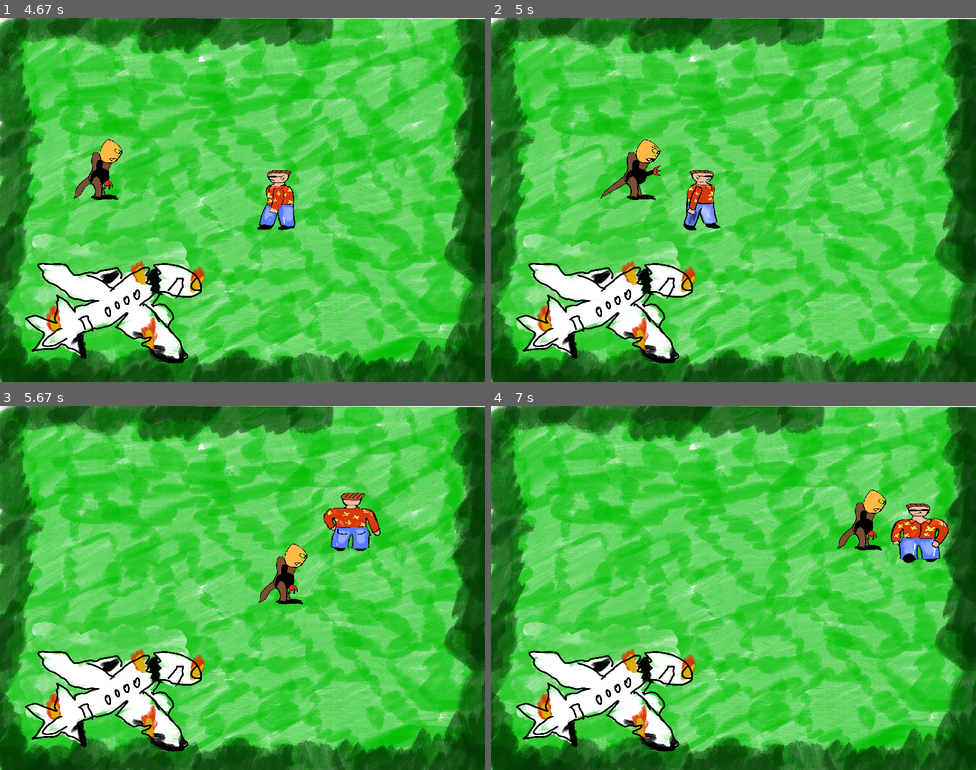
Above: before the commit, frames 1-4 (two rows, left to right).
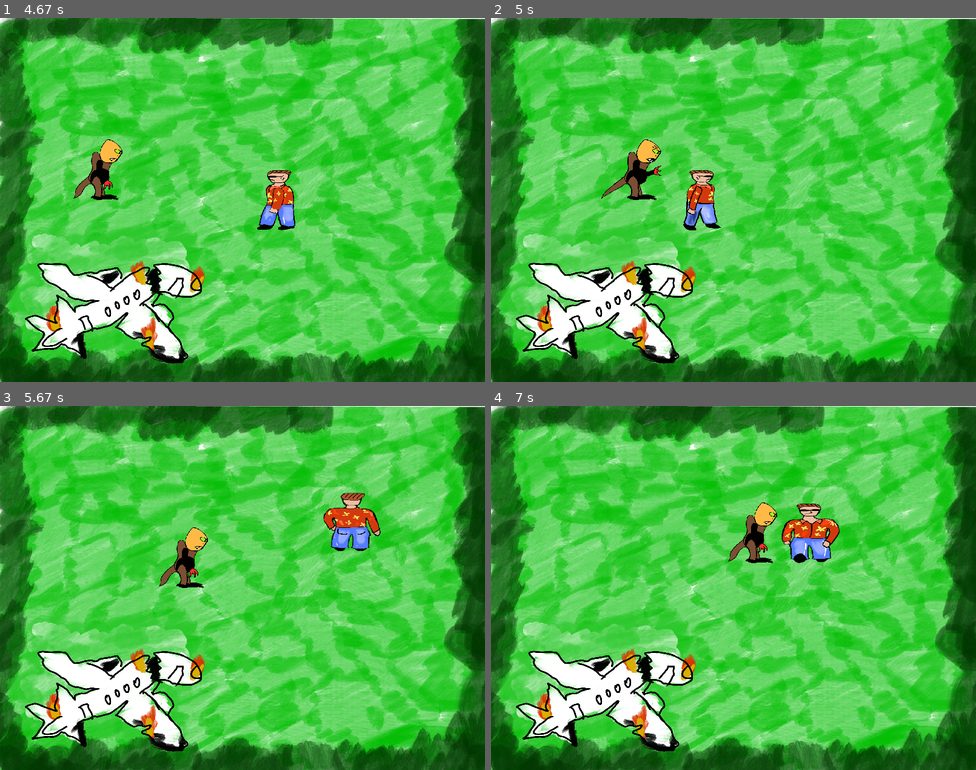
Above: after the commit, the same moments.

Repository: sartep1996/Final_Project_PyGame
Game: pygame game, started from main.py
The game is run twice, just before and just after one commit, with the same random seed, the same clock (stepped at 60 frames per second) and the same inputs.
Inputs:
- Up to frame 1 (4.67 s): hold D 0.33-0.8 s; hold W 0.83-1.13 s; hold D 1.17-1.63 s; hold A 1.67-2.2 s; hold S 2.23-2.53 s; hold A 2.57-2.97 s; hold W 3-3.37 s; hold D 3.4-4.03 s; hold S 4.07-4.43 s; hold A from 4.47 s (still down)
- Up to frame 2 (5 s): release A at 4.93 s; hold D from 4.97 s (still down)
- Up to frame 3 (5.67 s): release D at 5.43 s; hold W from 5.47 s (still down)
- Up to frame 4 (7 s): release W at 5.77 s; hold D 5.8-6.27 s; hold A 6.3-6.83 s; hold S from 6.87 s (still down)

Frame 1 is identical in both runs. In frame 2, 0.2% of the frame differs, in the area x 22-36%, y 33-50%; in frame 3, 1.5%; in frame 4, 4.1%, in the area x 48-95%, y 23-44%.

Commit message:
working on drawing healthbar

Diff:
--- a/main.py
+++ b/main.py
@@ -36,12 +36,12 @@
         if event.type == pg.QUIT:
             run = False
 
-    player.main_player_movement()
-    player.animate()
+    player.player_update(screen)
 
     player_rect = player.player_rect # Assuming you have a player object with a rect attribute
 
-    monster1.monster_update(player_rect, screen)
+    monster1.monster_update(player.player_rect, screen)
+
 
 
 
--- a/monster_1.py
+++ b/monster_1.py
@@ -182,28 +182,62 @@
 
 
 
+
+    # def monster_follow_player(self, player_rect):
+    #     LERP_FACTOR      = 0.05
+    #     minimum_distance = 127
+    #     maximum_distance = 150
+
+    #     player_vector = pg.math.Vector2(player_rect.center)
+    #     monster_vector = pg.math.Vector2(self.monster_rect.center)
+    #     new_monster_vector = pg.math.Vector2(self.monster_rect.center)
+
+    #     distance = monster_vector.distance_to(player_vector)
+    #     direction_vector = player_vector - monster_vector
+    #     if distance > minimum_distance:
+    #         direction_vector /= distance
+    #         min_step = max(0, distance - maximum_distance)
+    #         max_step = distance - minimum_distance
+    #         step_distance = min_step + (max_step - min_step) * LERP_FACTOR
+    #         new_monster_vector = monster_vector + direction_vector * step_distance
+
+    #     self.monster_rect.center = (new_monster_vector.x, new_monster_vector.y)
+
+
+    #     self.folowing_monster_sprites_update(player_rect, distance)
+
+
     def monster_follow_player(self, player_rect):
-        LERP_FACTOR      = 0.05
-        minimum_distance = 127
-        maximum_distance = 150
-
-        player_vector = pg.math.Vector2(player_rect.center)
-        monster_vector = pg.math.Vector2(self.monster_rect.center)
-        new_monster_vector = pg.math.Vector2(self.monster_rect.center)
-
-        distance = monster_vector.distance_to(player_vector)
-        direction_vector = player_vector - monster_vector
-        if distance > minimum_distance:
-            direction_vector /= distance
-            min_step = max(0, distance - maximum_distance)
-            max_step = distance - minimum_distance
-            step_distance = min_step + (max_step - min_step) * LERP_FACTOR
-            new_monster_vector = monster_vector + direction_vector * step_distance
-
-        self.monster_rect.center = (new_monster_vector.x, new_monster_vector.y)
-
-
-        self.folowing_monster_sprites_update(player_rect, distance)
+            LERP_FACTOR      = 0.05
+            minimum_distance = 125
+            maximum_distance = 150
+            stop_distance = 70
+            gap_factor = 5
+            speed_factor = 0.25
+
+
+            player_vector = pg.math.Vector2(player_rect.center)
+            monster_vector = pg.math.Vector2(self.monster_rect.center)
+            new_monster_vector = pg.math.Vector2(self.monster_rect.center)
+
+            distance = monster_vector.distance_to(player_vector)
+            direction_vector = player_vector - monster_vector
+
+            if distance > minimum_distance:
+                direction_vector /= distance
+                min_step = max(0, distance - maximum_distance * gap_factor)
+                max_step = max(stop_distance, distance - minimum_distance)
+                step_distance = min_step + (max_step - min_step) * LERP_FACTOR
+                step_distance *= speed_factor
+                new_monster_vector = monster_vector + direction_vector * step_distance
+
+
+
+            self.monster_rect.center = (new_monster_vector.x, new_monster_vector.y)
+
+
+            self.folowing_monster_sprites_update(player_rect, distance)
+
 
 
 
--- a/player_movement.py
+++ b/player_movement.py
@@ -96,11 +96,21 @@
         self.movement_speed = 9
         self.last_moved = ''
         self.last_frame_time = time.time()
+        self.health = 100
 
 
 
     def set_position(self, x, y):
         self.player_rect.topleft = (x, y)
+
+
+    def player_update(self, screen):
+
+        self.main_player_movement()
+        self.animate()
+        # self.take_damage()
+        self.draw_health_bar(screen, 50, 50, self.health)
+
 
     def draw(self, screen):
 
@@ -237,6 +247,26 @@
                 self.is_player_image = True
 
 
+    def draw_health_bar(self, screen, x, y, health):
+        bar_width = 100
+        bar_height = 10
+        fill_color = (255, 0, 0)
+        outline_color = (255, 255, 255)
+        if health <0:
+            health = 0
+
+        health_bar_rect = pg.Rect(x, y, bar_width, bar_height)
+        pg.draw.rect(screen, outline_color, health_bar_rect)
+        fill_width = health * bar_width // 100  # Calculate the width based on health percentage
+        fill_rect = pg.Rect(x, y, fill_width, bar_height)
+        pg.draw.rect(screen, fill_color, fill_rect)
+
+    def take_damage(self, amount):
+        self.health -= amount
+        if self.health <= 0:
+            pass
+
+
 player_image_path_raw = 'Images/Player_sprites/player_still.png'
 player_image_path_1 = 'Images/Player_sprites/player_down_1.png'
 player_image_path_2 = 'Images/Player_sprites/player_down_2.png'
